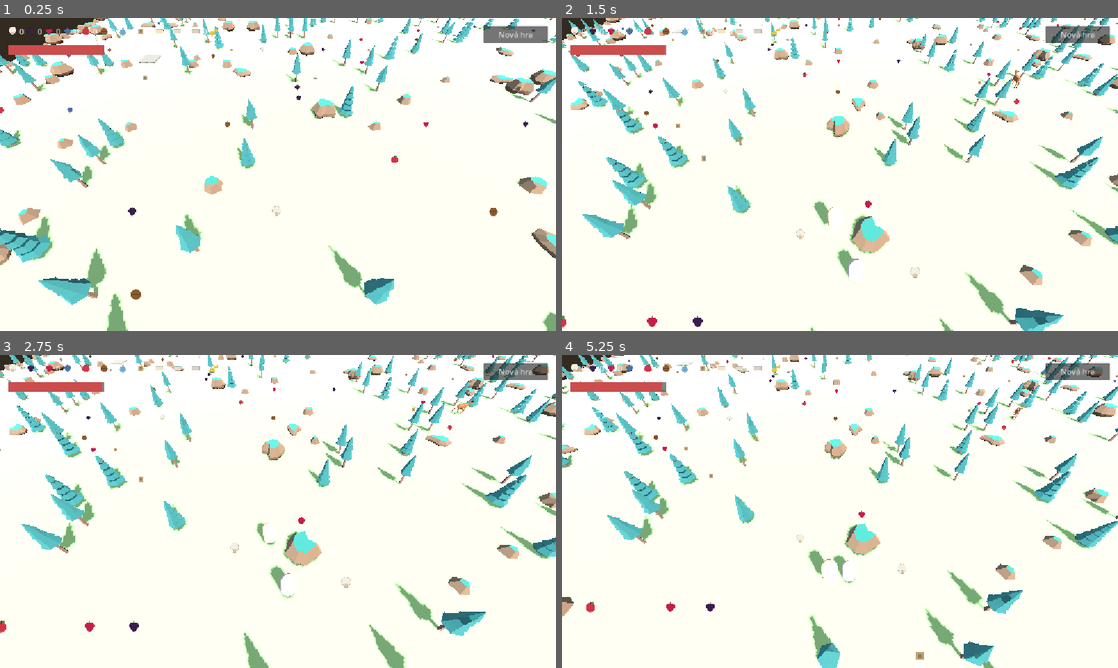
Above: before the commit, frames 1-4 (two rows, left to right).
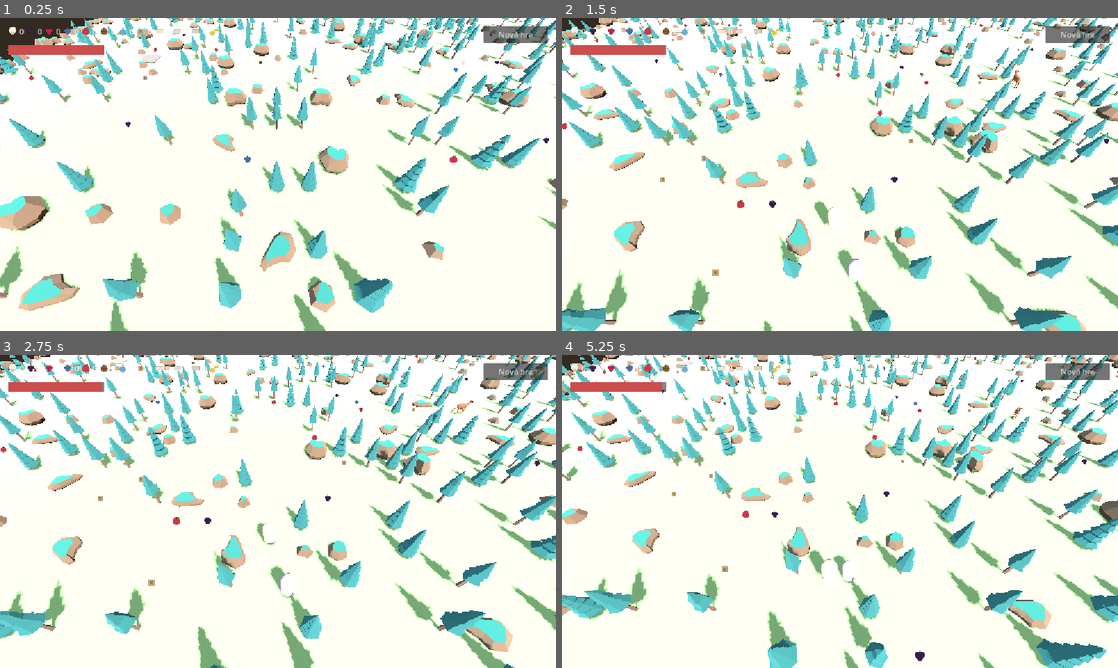
Above: after the commit, the same moments.

Repository: sirdik/zola-game-1
Game: Godot game, scene res://game/world/Forest.tscn
Two runs of this game, one before a commit and one after it. Both use one fixed random seed, a clock stepped at 60 frames per second and the inputs below.
Inputs:
- Up to frame 1 (0.25 s): no input
- Up to frame 2 (1.5 s): tap Enter (p1_action) at 0.5, 0.6 s; hold Up (p1_move_forward) 0.53-1.28 s; tap Space (p1_jump) at 0.77 s; hold Down (p1_move_back) from 1.28 s (still down); tap F (p2_action) at 1.35 s
- Up to frame 3 (2.75 s): tap Space (p1_jump) at 1.52 s; release Down (p1_move_back) at 2.03 s; hold Up (p1_move_forward) from 2.03 s (still down); tap S (p2_move_back) at 2.1 s
- Up to frame 4 (5.25 s): tap W (p2_move_forward) at 2.85 s; tap Space (p1_jump) at 3.02, 3.77, 4.52 s; release Up (p1_move_forward) at 3.53 s; hold Down (p1_move_back) from 3.53 s (still down); tap Enter (p1_action) at 3.6 s; tap F (p2_action) at 4.35 s; tap S (p2_move_back) at 5.1 s

The runs differ from the first frame. In frame 1, 24% of the frame differs, in the area x 0-100%, y 0-100%; in frame 2, 25%; in frame 3, 25%; in frame 4, 26%.

Commit message:
Increase tree/rock density on generated maps per playtest feedback
TREE_ROCK_DENSITY 0.15 -> 0.28, making the forest feel denser/wilder.

Co-Authored-By: Claude Sonnet 5 <noreply@anthropic.com>
Claude-Session: https://claude.ai/code/session_014rTmxJaND9vaABnW6Byv9U

Diff:
--- a/game/world/map_generator.gd
+++ b/game/world/map_generator.gd
@@ -1,7 +1,7 @@
 extends RefCounted
 
 const MAP_SIZE := 60
-const TREE_ROCK_DENSITY := 0.15
+const TREE_ROCK_DENSITY := 0.28
 const TREE_FRACTION := 0.6
 const FOOD_DENSITY := 0.04
 const BLOCK_COUNT := 45
